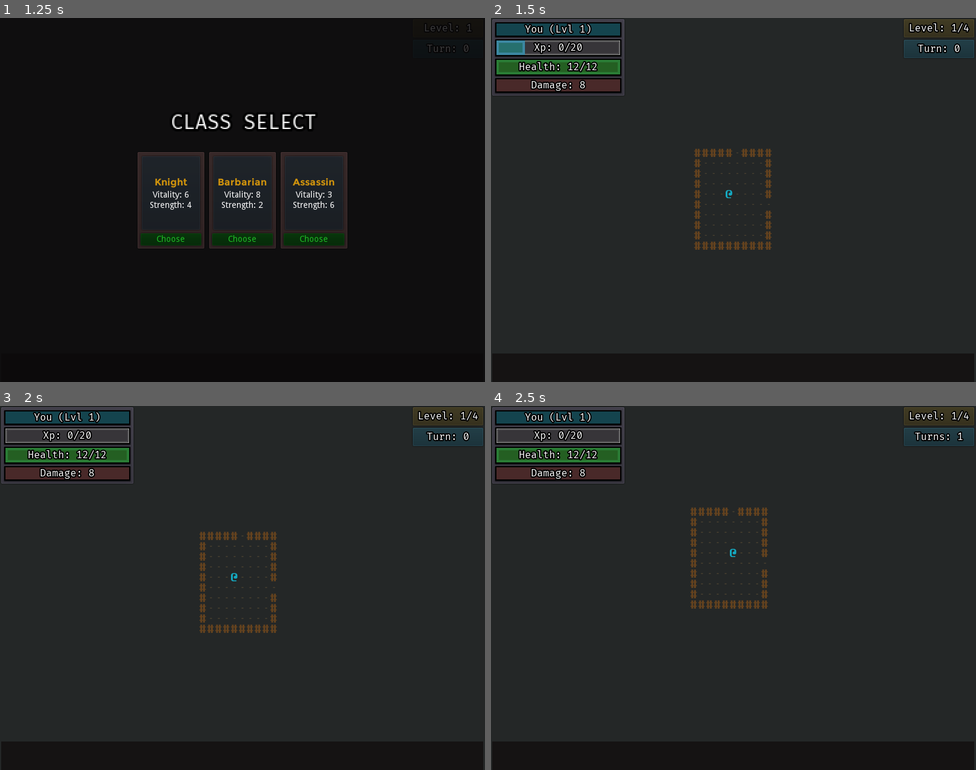
Above: before the commit, frames 1-4 (two rows, left to right).
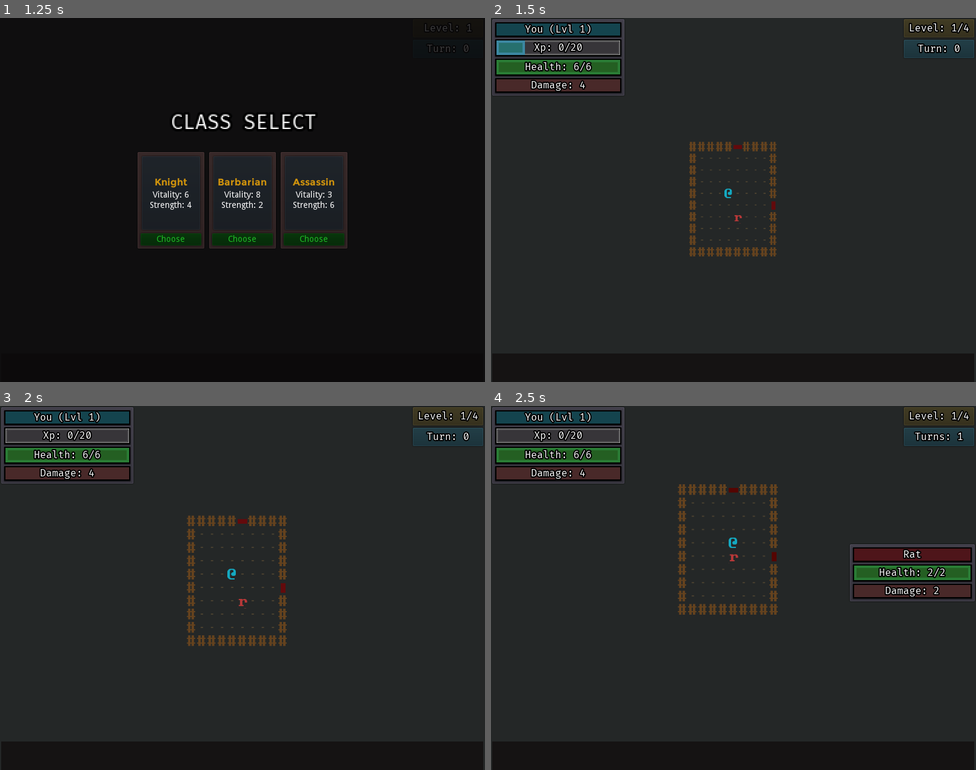
Above: after the commit, the same moments.

Repository: ZenCoderGames/ZRoguelikeGame
Game: Godot game, scene res://scene/main/MainScene.tscn
Same seed, same stepped clock (60 frames per second), same inputs: the game is played once before the commit and once after it.
Inputs:
- Up to frame 1 (1.25 s): click "New Game" at 0.5 s
- Up to frame 2 (1.5 s): click "Choose" at 1.25 s
- Up to frame 3 (2 s): no input
- Up to frame 4 (2.5 s): tap Enter at 2 s; hold Right (move_right) from 2.03 s (still down); tap S (cam_move_down) at 2.1 s

Frame 1 is identical in both runs. In frame 2, 1.9% of the frame differs, in the area x 5-59%, y 11-66%; in frame 3, 2.5%; in frame 4, 5.9%, in the area x 5-100%, y 11-58%.

Commit message:
CameraShakeAndHitPause

Diff:
--- a/entity/characters/Serpent.tscn
+++ b/entity/characters/Serpent.tscn
@@ -7,7 +7,7 @@
 [sub_resource type="AtlasTexture" id=1]
 flags = 4
 atlas = ExtResource( 1 )
-region = Rect2( 72, 252, 24, 36 )
+region = Rect2( 72, 180, 24, 36 )
 
 [node name="Serpent" type="Sprite"]
 self_modulate = Color( 0.643137, 0.239216, 0.278431, 1 )
--- a/entity/characters/Automaton.tscn
+++ b/entity/characters/Skeleton.tscn
@@ -7,7 +7,7 @@
 [sub_resource type="AtlasTexture" id=1]
 flags = 4
 atlas = ExtResource( 1 )
-region = Rect2( 24, 144, 23, 36 )
+region = Rect2( 72, 252, 24, 36 )
 
 [node name="Dwarf" type="Sprite"]
 self_modulate = Color( 0.643137, 0.239216, 0.278431, 1 )
--- a/resource/characters.json
+++ b/resource/characters.json
@@ -87,7 +87,7 @@
 			{
 				"id": "SKELETON",
 				"displayName": "Skeleton",
-				"path": "entity/characters/Dwarf.tscn",
+				"path": "entity/characters/Skeleton.tscn",
 				"difficulty": 1,
 				"cost": 5,
 				"xp": 10,
--- a/resource/complexStats.json
+++ b/resource/complexStats.json
@@ -3,12 +3,12 @@
 		{
 			"statType": "VITALITY",
 			"linkedStatType": "HEALTH",
-			"linkedStatMultiplier": 2
+			"linkedStatMultiplier": 1
 		},
 		{
 			"statType": "STRENGTH",
 			"linkedStatType": "DAMAGE",
-			"linkedStatMultiplier": 2
+			"linkedStatMultiplier": 1
 		}
 	]
 }
--- a/scene/main/MainScene.tscn
+++ b/scene/main/MainScene.tscn
@@ -41,6 +41,7 @@
 [node name="Battle" type="Node2D" parent="."]
 script = ExtResource( 4 )
 timeBetweenMoves = 0.2
+debugSpawnEnemyInFirstRoom = "RAT"
 
 [node name="PlayerInput" type="Node" parent="Battle"]
 script = ExtResource( 3 )
--- a/scripts/battle/Dungeon.gd
+++ b/scripts/battle/Dungeon.gd
@@ -10,6 +10,7 @@
 signal OnRoomCombatEnded(room)
 signal OnPlayerTurnCompleted()
 signal OnAllEnemyTurnsCompleted()
+signal OnAnyAttack(isKillingBlow)
 
 var rooms:Array = []
 const intersectionBuffer:int = 0
--- a/scripts/battle/DungeonCamera.gd
+++ b/scripts/battle/DungeonCamera.gd
@@ -6,14 +6,29 @@
 
 const ZOOM_ON_COMBAT:float = 0.45
 
-func _init():
-	pass
+onready var noise = OpenSimplexNoise.new()
+var noise_y = 0
+
+export var decay = 0.8  # How quickly the shaking stops [0, 1].
+export var max_offset = Vector2(100, 75)  # Maximum hor/ver shake in pixels.
+export var max_roll = 0.1  # Maximum rotation in radians (use sparingly).
+export (NodePath) var target  # Assign the node this camera will follow.
+
+var trauma = 0.0  # Current shake strength.
+var trauma_power = 2  # Trauma exponent. Use [2, 3].
 
 func _ready():
+	# camera shake
+	randomize()
+	noise.seed = randi()
+	noise.period = 4
+	noise.octaves = 2
+
 	Dungeon.connect("OnPlayerCreated", self, "_register_player")
 	Dungeon.connect("OnRoomCombatStarted", self, "_on_room_combat_started")
 	Dungeon.connect("OnRoomCombatEnded", self, "_on_room_combat_ended")
 	Dungeon.battleInstance.connect("OnGameOver", self, "_on_game_over")
+	Dungeon.connect("OnAnyAttack", self, "_on_any_attack")
 
 func _register_player(playerRef):
 	player = playerRef
@@ -28,6 +43,7 @@
 	Utils.create_tween_vector2(self, "zoom", self.zoom, Vector2(self.zoom.x-ZOOM_ON_COMBAT, self.zoom.y-ZOOM_ON_COMBAT), 0.35, Tween.TRANS_LINEAR, Tween.EASE_IN_OUT)
 
 func _on_room_combat_ended(room):
+	yield(Dungeon.battleInstance.get_tree().create_timer(0.25), "timeout")
 	Utils.create_tween_vector2(self, "zoom", self.zoom, Vector2(self.zoom.x+ZOOM_ON_COMBAT, self.zoom.y+ZOOM_ON_COMBAT), 0.35, Tween.TRANS_LINEAR, Tween.EASE_IN_OUT)
 
 func _on_game_over():
@@ -35,11 +51,34 @@
 
 	Utils.create_tween_vector2(self, "zoom", self.zoom, Vector2(self.zoom.x+ZOOM_ON_COMBAT, self.zoom.y+ZOOM_ON_COMBAT), 0.35, Tween.TRANS_LINEAR, Tween.EASE_IN_OUT)
 
-# DEBUG
+# CAMERA SHAKE
+func _on_any_attack(isKillingBlow):
+	if isKillingBlow:
+		add_trauma(Constants.CAMERA_SHAKE_KILL_TRAUMA)
+	else:
+		add_trauma(Constants.CAMERA_SHAKE_DEFAULT_TRAUMA)
+
+func add_trauma(amount):
+	trauma = min(trauma + amount, 1.0)
+
+func shake():
+	noise_y += 1
+	self.rotation = max_roll * trauma * noise.get_noise_2d(noise.seed, noise_y)
+	self.offset.x = max_offset.x * trauma * noise.get_noise_2d(noise.seed*2, noise_y)
+	self.offset.y = max_offset.y * trauma * noise.get_noise_2d(noise.seed*3, noise_y)
+
 func _process(delta):
+	# DEBUG
 	_zoom_input()
 	_move_input()
 
+	if target:
+		global_position = get_node(target).global_position
+	if trauma>0:
+		trauma = max(trauma - decay * delta, 0)
+		shake()
+
+# DEBUG
 func _zoom_input():
 	var zoom:float = 0
 
--- a/scripts/battle/instance/CombatEventManager.gd
+++ b/scripts/battle/instance/CombatEventManager.gd
@@ -34,3 +34,6 @@
 
 func on_all_enemy_turn_completed(room):
 	Dungeon.emit_signal("OnAllEnemyTurnsCompleted")
+
+func on_any_attack(isKillingBlow):
+	Dungeon.emit_signal("OnAnyAttack", isKillingBlow)
--- a/scripts/battle/instance/characters/Character.gd
+++ b/scripts/battle/instance/characters/Character.gd
@@ -93,14 +93,19 @@
 	if success:
 		emit_signal("OnCharacterMove", x, y)
 
-func move_to_cell(newCell):
+func move_to_cell(newCell, triggerTurnCompleteEvent:bool=false):
 	cell = newCell
-	self.position = Vector2(cell.pos.x, cell.pos.y)
 	if currentRoom != cell.room:
 		prevRoom = currentRoom
 		emit_signal("OnCharacterRoomChanged", cell.room)
 	currentRoom = cell.room
+
+	Utils.create_tween_vector2(self, "position", self.position, Vector2(cell.pos.x, cell.pos.y), 0.05, Tween.TRANS_BOUNCE, Tween.TRANS_LINEAR)
+	yield(get_tree().create_timer(0.05), "timeout")
+
 	emit_signal("OnCharacterMoveToCell")
+	if triggerTurnCompleteEvent:
+		on_turn_completed()
 
 # STATS
 func get_stat_value(statType):
@@ -206,7 +211,17 @@
 		emit_signal("OnPreAttack", entity)
 		var damageAmount:int = get_stat_value(StatData.STAT_TYPE.DAMAGE)
 		successfulDamageThisFrame = HitResolutionManager.do_hit(self, entity, damageAmount)
+
+		# Feels
+		if entity.isDead:
+			Utils.freeze_frame(Constants.HIT_PAUSE_KILL_AMOUNT, Constants.HIT_PAUSE_KILL_DURATION)
+		else:
+			Utils.freeze_frame(Constants.HIT_PAUSE_DEFAULT_AMOUNT, Constants.HIT_PAUSE_DEFAULT_DURATION)
+		CombatEventManager.on_any_attack(entity.isDead)
+
 		emit_signal("OnPostAttack", entity)
+
+	on_turn_completed()
 
 func on_blocked_hit(attacker):
 	show_blocked_text(self)
@@ -217,10 +232,13 @@
 func die():
 	isDead = true
 	currentRoom.enemy_died(self)
+	emit_signal("OnDeath")
+
+	yield(get_tree().create_timer(0.1), "timeout")
+
 	if cell.entityObject!=null:
 		cell.entityObject.hide()
 	cell.clear_entity_on_death()
-	emit_signal("OnDeath")
 
 func show_hit(entity, dmg):
 	# shove
@@ -241,7 +259,7 @@
 
 func show_hit_flash():
 	self.self_modulate = Color.white
-	yield(get_tree().create_timer(0.2), "timeout")
+	yield(get_tree().create_timer(0.1), "timeout")
 	self.self_modulate = originalColor
 
 func show_damage_text(entity, dmg):
@@ -276,17 +294,17 @@
 	var endPos:Vector2 = Vector2(10,-60)
 	if dirn==Constants.DIRN_TYPE.RIGHT:
 		startPos = Vector2(0, -5)
-		endPos = Vector2(20, -3)
+		endPos = Vector2(10, -3)
 	elif dirn==Constants.DIRN_TYPE.LEFT:
-		startPos = Vector2(-30, 0)
-		endPos = Vector2(-40, 0)
+		startPos = Vector2(-20, 0)
+		endPos = Vector2(-30, 0)
 	elif dirn==Constants.DIRN_TYPE.UP:
-		startPos = Vector2(0, -30)
-		endPos = Vector2(0,-40)
+		startPos = Vector2(0, -20)
+		endPos = Vector2(0,-30)
 	elif dirn==Constants.DIRN_TYPE.DOWN:
 		startPos = Vector2(0, 0)
-		endPos = Vector2(10, 20)
-	Utils.create_tween_vector2(damageText, "rect_position", startPos, endPos, 0.5, Tween.TRANS_BOUNCE, Tween.EASE_OUT)
+		endPos = Vector2(0, 10)
+	Utils.create_tween_vector2(damageText, "rect_position", startPos, endPos, 0.25, Tween.TRANS_BOUNCE, Tween.EASE_OUT)
 
 func pre_update():
 	successfulDamageThisFrame = 0
--- a/scripts/battle/instance/characters/EnemyCharacter.gd
+++ b/scripts/battle/instance/characters/EnemyCharacter.gd
@@ -22,11 +22,11 @@
 		attackAction.execute()
 	elif moveAction.can_execute():
 		moveAction.execute()
+	else:
+		on_turn_completed()
 
-	on_turn_completed()
-
-func move_to_cell(newCell):
-	.move_to_cell(newCell)
+func move_to_cell(newCell, triggerTurnCompleteEvent:bool=false):
+	.move_to_cell(newCell, triggerTurnCompleteEvent)
 
 	if Dungeon.player!=null:
 		if(newCell.is_rowcol_adjacent(Dungeon.player.cell)):
--- a/scripts/battle/instance/characters/PlayerCharacter.gd
+++ b/scripts/battle/instance/characters/PlayerCharacter.gd
@@ -32,13 +32,8 @@
 
 	.take_damage(entity, dmg)
 
-func move(x, y):
-	.move(x, y)
-
-	on_turn_completed()
-
-func move_to_cell(newCell):
-	.move_to_cell(newCell)
+func move_to_cell(newCell, triggerTurnCompleteEvent:bool=false):
+	.move_to_cell(newCell, triggerTurnCompleteEvent)
 
 	check_for_nearby_entities()
 
--- a/scripts/battle/instance/rooms/DungeonRoom.gd
+++ b/scripts/battle/instance/rooms/DungeonRoom.gd
@@ -289,7 +289,7 @@
 		if(!cell.has_entity()):
 			currentCell.clear_entity()
 			cell.init_entity(entity, Constants.ENTITY_TYPE.DYNAMIC)
-			entity.move_to_cell(cell)
+			entity.move_to_cell(cell, true)
 			return true
 		elif(cell.is_entity_type(Constants.ENTITY_TYPE.DYNAMIC)):
 			# Item
@@ -302,7 +302,7 @@
 				items.erase(item)
 				currentCell.clear_entity()
 				cell.init_entity(entity, Constants.ENTITY_TYPE.DYNAMIC)
-				entity.move_to_cell(cell)
+				entity.move_to_cell(cell, true)
 				return true
 			# Enemy
 			if entity.is_opposite_team(cell.entityObject):
@@ -315,6 +315,7 @@
 			entity.move_to_cell(currentCell.connectedCell)
 			currentCell.connectedCell.init_entity(entity, Constants.ENTITY_TYPE.DYNAMIC)
 			currentCell.clear_entity()
+			entity.on_turn_completed()
 			return true
 
 	return false
--- a/scripts/battle/ui/MainMenuUI.gd
+++ b/scripts/battle/ui/MainMenuUI.gd
@@ -58,6 +58,8 @@
 	pass
 
 func _on_game_over():
+	yield(Dungeon.battleInstance.get_tree().create_timer(Constants.SHOW_DEATH_UI_TIME), "timeout")
+
 	get_node(".").visible = true
 	deathUI.visible = true
 	baseMenuUI.visible = false
--- a/scripts/library/Constants.gd
+++ b/scripts/library/Constants.gd
@@ -58,6 +58,17 @@
 enum TRIGGER_CONDITION { ON_PRE_ATTACK, ON_PRE_HIT, ON_BLOCKED_HIT, ON_TAKE_HIT, ON_POST_HIT, ON_POST_ATTACK,\
 							ON_KILL, ON_DEATH, ON_START_TURN, ON_END_TURN, ON_MOVE, ON_SPELL_ACTIVATE }
 
-# TIMING
+# FEEL
+const HIT_PAUSE_DEFAULT_AMOUNT:float = 0.075
+const HIT_PAUSE_DEFAULT_DURATION:float = 0.05
+
+const HIT_PAUSE_KILL_AMOUNT:float = 0.1
+const HIT_PAUSE_KILL_DURATION:float = 0.1
+
+const CAMERA_SHAKE_DEFAULT_TRAUMA:float = 0.1
+const CAMERA_SHAKE_KILL_TRAUMA:float = 0.15
+
 const TIME_BETWEEN_MOVES:float = 0.1
+
+const SHOW_DEATH_UI_TIME:float = 0.5
 const DEATH_TO_MENU_TIME:float = 2.0
--- a/scripts/library/Utils.gd
+++ b/scripts/library/Utils.gd
@@ -32,6 +32,7 @@
 		startPose, endPose, duration,
 		transType, easeType)
 	tween.start()
+	return tween
 
 func create_return_tween_vector2(node, fieldName, startPose, endPose, duration, transType, easeType):
 	var tween = Tween.new()
@@ -51,6 +52,8 @@
 		endPose, startPose, duration,
 		transType, easeType)
 	return_tween.start()
+
+	return return_tween
 
 func load_data_from_file(relativePath:String) -> JSON:
 	var data_file = File.new()
@@ -116,3 +119,8 @@
 
 func random_chance(chance:float):
 	return randf() < chance/100
+
+func freeze_frame(time_scale, duration):
+	Engine.time_scale = time_scale
+	yield(Dungeon.battleInstance.get_tree().create_timer(time_scale * duration), "timeout")
+	Engine.time_scale = 1.0
